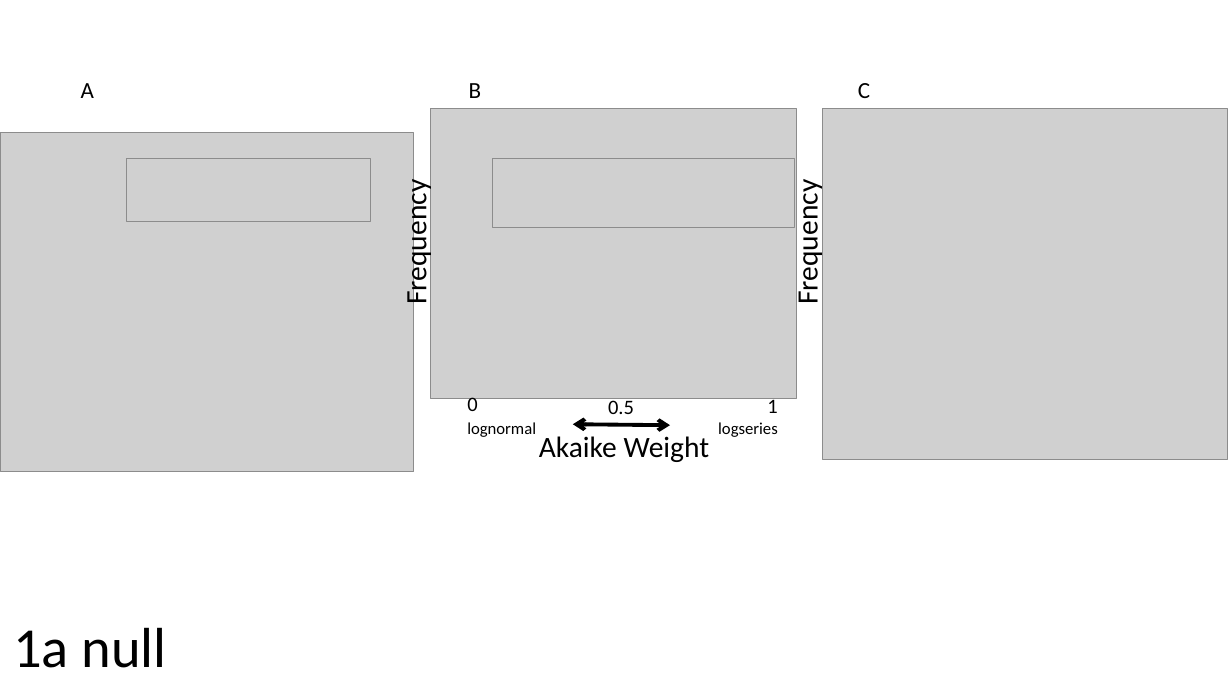
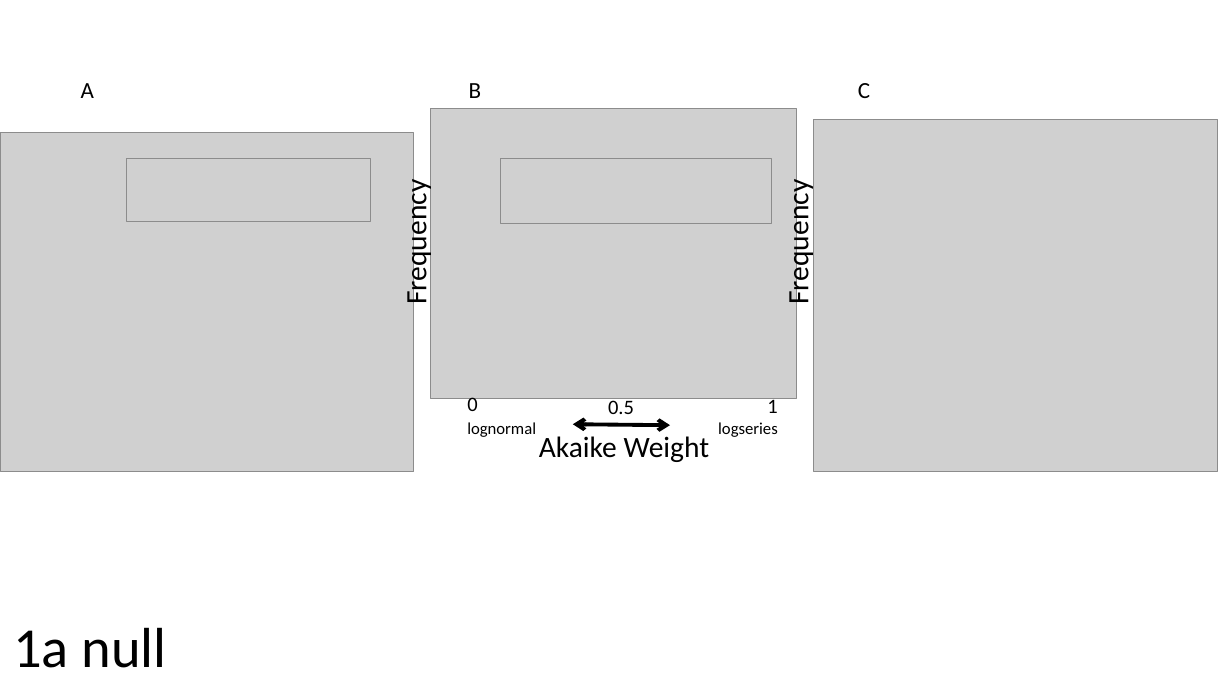
Before and after one commit to hurlbertlab/core-transient, a slide deck: slide 14 of output/plots/all_figs_with_legends.pptx. Drawn at 1232x693 pixels with LibreOffice and Linux fonts; fonts in the diff are those of the drawing; grey boxes stand for pictures. Boxes give left, top, right and bottom in pixels: in the first picture for what was removed or moved away, otherwise in the second. Text is boxed around its words. In the diff, an @@ line names an element or a change of style, - is before the commit and + after.

```diff
--- a/output/plots/all_figs_with_legends.pptx
+++ b/output/plots/all_figs_with_legends.pptx
@@ text "Frequency": place and size @@
-text "Frequency" at [790,191,826,300]
+text "Frequency" at [780,191,816,300]
@@ picture: place and size @@
-picture at [823,108,1228,460]
+picture at [813,120,1218,472]
@@ picture: place and size @@
-picture at [493,159,796,227]
+picture at [501,158,772,223]
```
Also in this commit, not shown: 1 slide added, 1 slide removed, 4 other files.
